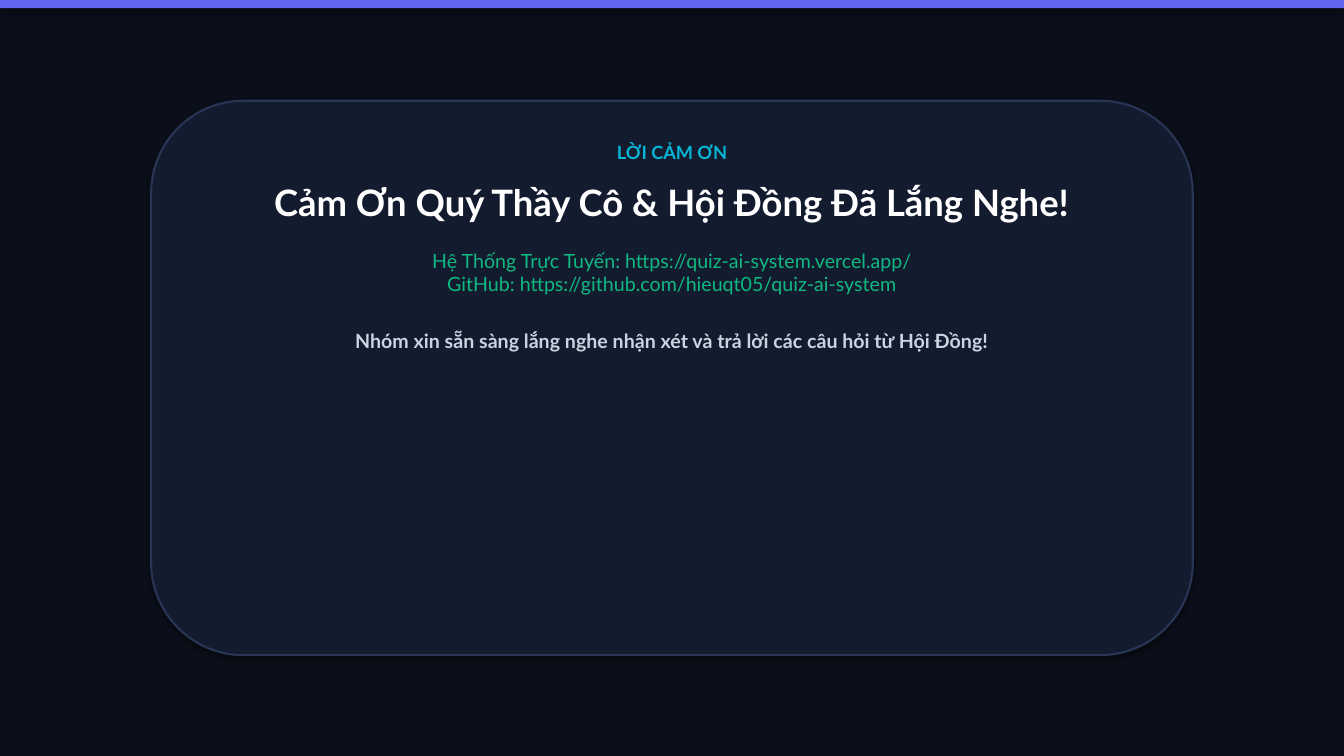
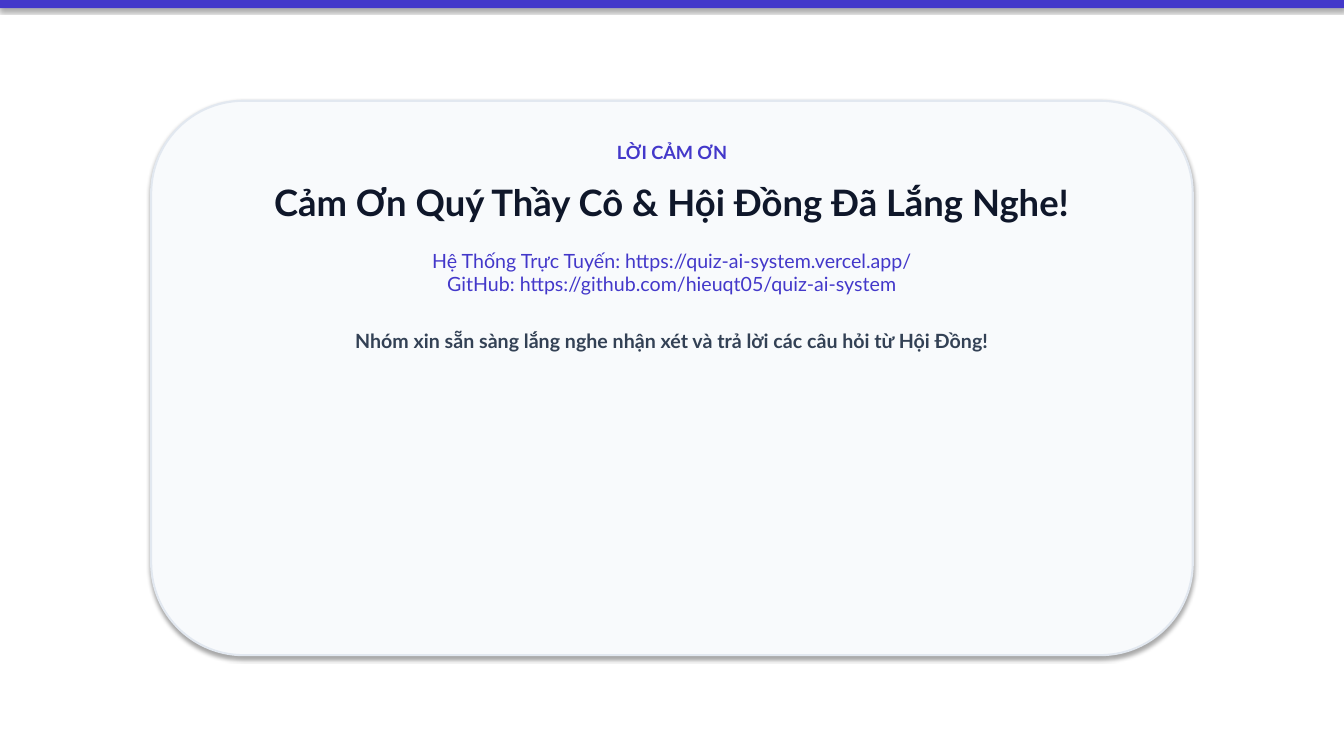
Before and after one commit to hieuqt05/quiz-ai-system, a slide deck: slide 17 of slide_thuyet_trinh_QuizAI_final.pptx. Drawn at 1344x756 pixels with LibreOffice and Linux fonts; fonts in the diff are those of the drawing. Boxes give left, top, right and bottom in pixels: in the first picture for what was removed or moved away, otherwise in the second. Text is boxed around its words. In the diff, an @@ line names an element or a change of style, - is before the commit and + after.

Commit message:
style: convert slide deck to clean white background theme

```diff
--- a/slide_thuyet_trinh_QuizAI_final.pptx
+++ b/slide_thuyet_trinh_QuizAI_final.pptx
@@ rectangle at (x1=0, y1=0, x2=1344, y2=756): fill #0B0F19 to #FFFFFF @@
@@ rectangle at (x1=0, y1=0, x2=1344, y2=8): fill #6366F1 to #4338CA @@
@@ rounded rectangle at (x1=151, y1=101, x2=1193, y2=655): fill #131B2E to #F8FAFC; outline #283554 1.5 pt to #E2E8F0 1.5 pt @@
@@ text "LỜI CẢM ƠN" at (x1=274, y1=143, x2=1069, y2=352): text colour #06B6D4 to #4338CA in "LỜI CẢM ƠN"; text colour #FFFFFF to #0F172A in "Cảm Ơn Quý Thầy Cô & Hội ..."; text colour #10B981 to #4338CA in "Hệ Thống Trực Tuyến: https://quiz-ai-system.vercel.app/ GitH ..."; text colour #CBD5E1 to #334155 in "Nhóm xin sẵn sàng lắng nghe nhận ..." @@
```
Also in this commit, not shown: 16 other slides changed, 1 other file.
